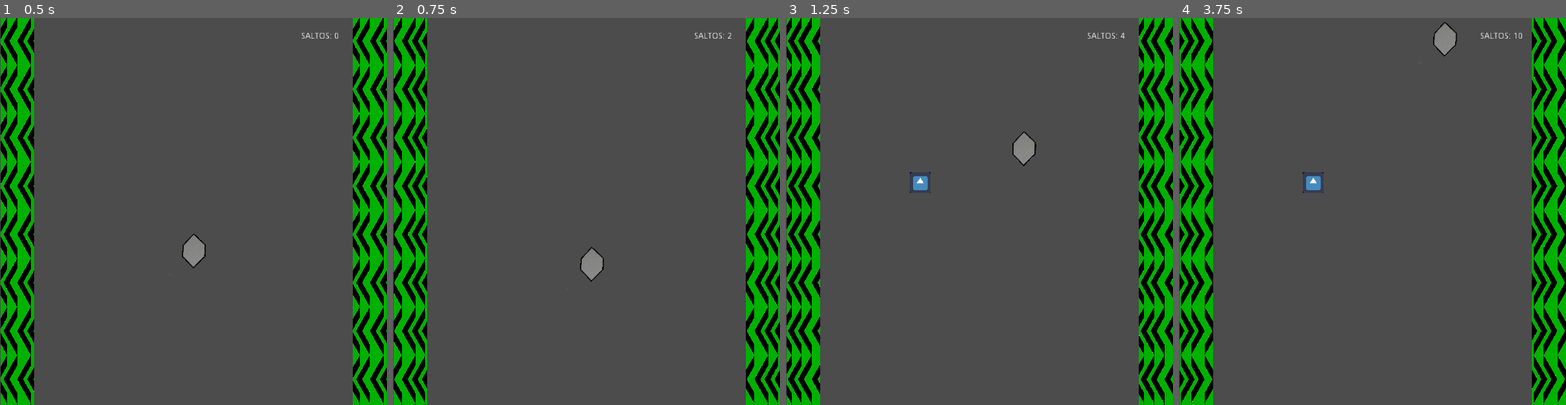
Above: before the commit, frames 1-4 (left to right).
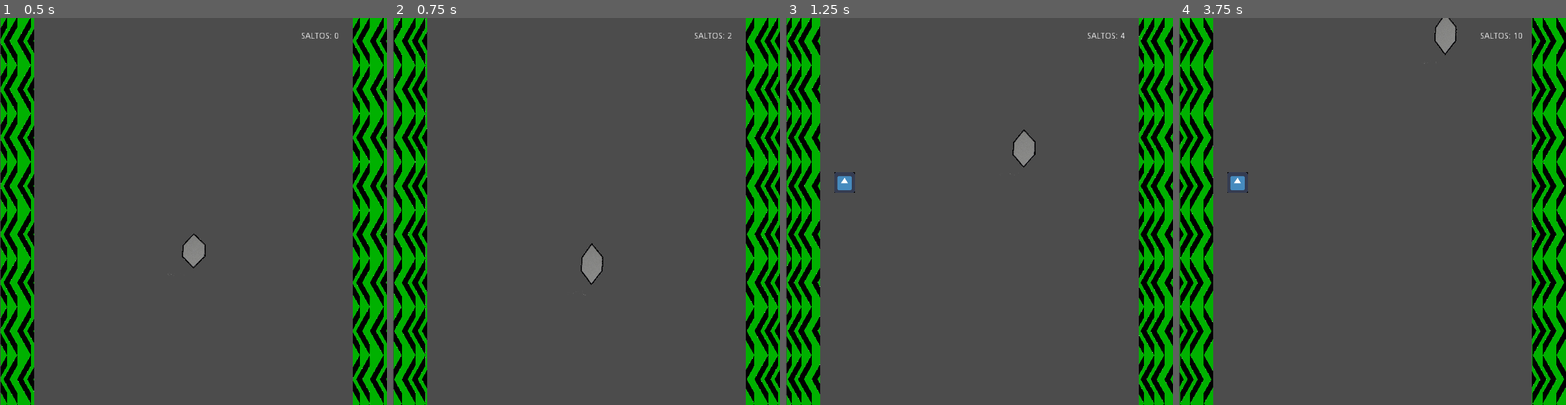
Above: after the commit, the same moments.

Repository: rustimacc/PROG3__TP05
Game: Godot game, scene res://Juego.tscn
Same seed, same stepped clock (60 frames per second), same inputs: the game is played once before the commit and once after it. The engine's default icon, where the game draws it, is replaced by a stand-in: a white triangle on a blue panel in a dark square.
Inputs (mouse positions are in pixels of both pictures, inside the frame that each line leads up to):
- Up to frame 1 (0.5 s): no input
- Up to frame 2 (0.75 s): move the mouse to (671, 192) at 0.52 s; tap Space (salto) at 0.6 s; click (671, 192) at 0.67 s
- Up to frame 3 (1.25 s): tap Space (salto) at 0.77, 1.07 s
- Up to frame 4 (3.75 s): drag from (1295, 230) to (1418, 145) at 1.27 s; move the mouse to (1411, 126) at 2.02 s; tap Space (salto) at 2.1, 3.6 s; click (1411, 126) at 2.17 s; drag from (1353, 288) to (1256, 153) at 2.77 s; move the mouse to (1488, 269) at 3.52 s; click (1488, 269) at 3.67 s

Frame 1 is identical in both runs. In frame 2, 0.1% of the frame differs, in the area x 48-55%, y 58-72%; in frame 3, 0.4%; in frame 4, 3.5%, in the area x 0-100%, y 0-100%.

Commit message:
Se modificó posición del spawn de obstáculos, se modificaron y agregaron animaciones

Diff:
--- a/Juego.gd
+++ b/Juego.gd
@@ -31,12 +31,12 @@
 		if tipo>=50:
 			var congelador=CongeladorPower.instance()
 			add_child(congelador)
-			congelador.global_position=Vector2(rand_range(192,830),rand_range(100,550))
+			congelador.global_position=Vector2(rand_range(80,500),rand_range(100,550))
 
 		else:
 			var arma=BalaPower.instance()
 			add_child(arma)
-			arma.global_position=Vector2(rand_range(192,830),rand_range(100,550))
+			arma.global_position=Vector2(rand_range(80,500),rand_range(100,550))
 
 		tiempoSpawnPowerUp=rand_range(5,10)
 		$"spawn powerups".wait_time=tiempoSpawnPowerUp
@@ -53,12 +53,32 @@
 	if tipoBloque==0:
 		var bloquecito=bloque.instance()
 		add_child(bloquecito)
-		bloquecito.global_position=Vector2(rand_range(192,830),-250)
+		bloquecito.global_position=Vector2(RandPosBloque())
+		RandPosBloque()
 	elif tipoBloque==1:
 		var bloque2=bloqueCuadrado.instance()
 		add_child(bloque2)
-		bloque2.global_position=Vector2(rand_range(192,830),-250)
+		bloque2.global_position=Vector2(RandPosBloque())
+		RandPosBloque()
 
+func RandPosBloque()->Vector2:
+	var numaleatorio=randi()%3
+	var pos
+
+	if(numaleatorio==0):
+		pos =Vector2(150,-250)
+		print(pos)
+		return pos
+	if(numaleatorio==1):
+		pos =Vector2(300,-250)
+		print(pos)
+		return pos
+	if(numaleatorio==2):
+		pos =Vector2(450,-250)
+		print(pos)
+		return pos
+
+	return pos
 
 func _on_spawn_powerups_timeout():
 	SpawnearPowerUps()
--- a/Jugador.gd
+++ b/Jugador.gd
@@ -47,13 +47,15 @@
 func Movimiento():
 	if Input.is_action_just_pressed("salto"):
 		apply_central_impulse(Vector2(DireLateral,-300))
+		animator.play("salto")
 		VariablesGlobales.puntos+=1
 	global_position.y=clamp(global_position.y,-30,630)
 
 func _on_Jugador_body_entered(body):
 	if body.is_in_group("pared"):
-		DireLateral*=-1
-		get_parent().get_node("Camera2D").emit_signal("Shake")
+		DireLateral*=-1#cambiar direccion
+		get_parent().get_node("Camera2D").emit_signal("Shake")#shake
+		VariablesGlobales.FrenarTiempo(0.05,0.6)#efecto congelar tiempo
 		animator.play("choquePared")
 		if DireLateral>0:
 			body.emit_signal("cambiardireccionflecas",1.0)
@@ -64,9 +66,26 @@
 
 func Disparando():
 	if disparar:
-		var bala=balas.instance()
-		bala.position=$"pos bala".global_position
-		get_parent().add_child(bala)
+		var balaarriba=balas.instance()
+		var balaabajo=balas.instance()
+		var baladerecha=balas.instance()
+		var balaizquierda=balas.instance()
+		#bala arriba
+		balaarriba.direccion=Vector2(0,-1)
+		balaarriba.position=$"pos balaarriba".global_position
+		get_parent().add_child(balaarriba)
+		#bala abajo
+		balaabajo.direccion=Vector2(0,1)
+		balaabajo.position=$"pos balaabajo".global_position
+		get_parent().add_child(balaabajo)
+		#bala derecha
+		baladerecha.direccion=Vector2(1,0)
+		baladerecha.position=$"pos baladerecha".global_position
+		get_parent().add_child(baladerecha)
+		#bala izquierda
+		balaizquierda.direccion=Vector2(-1,0)
+		balaizquierda.position=$"pos balaizquierdo".global_position
+		get_parent().add_child(balaizquierda)
 		print("bala creada")
 		disparar=false
 		timer.start()
--- a/Jugador.tscn
+++ b/Jugador.tscn
@@ -38,7 +38,35 @@
 "times": PoolRealArray( 0, 0.2 ),
 "transitions": PoolRealArray( 1, 1 ),
 "update": 0,
-"values": [ Vector2( 0.11, 0.11 ), Vector2( 0.1, 0.1 ) ]
+"values": [ Vector2( 0.11, 0.06 ), Vector2( 0.1, 0.1 ) ]
+}
+
+[sub_resource type="Animation" id=4]
+resource_name = "salto"
+length = 0.2
+tracks/0/type = "value"
+tracks/0/path = NodePath("Sprite:scale")
+tracks/0/interp = 1
+tracks/0/loop_wrap = true
+tracks/0/imported = false
+tracks/0/enabled = true
+tracks/0/keys = {
+"times": PoolRealArray( 0, 0.1, 0.2 ),
+"transitions": PoolRealArray( 1, 1, 1 ),
+"update": 0,
+"values": [ Vector2( 0.1, 0.11 ), Vector2( 0.09, 0.13 ), Vector2( 0.1, 0.1 ) ]
+}
+tracks/1/type = "value"
+tracks/1/path = NodePath("Sprite:material:shader_param/anchoLinea")
+tracks/1/interp = 1
+tracks/1/loop_wrap = true
+tracks/1/imported = false
+tracks/1/enabled = true
+tracks/1/keys = {
+"times": PoolRealArray( 0 ),
+"transitions": PoolRealArray( 1 ),
+"update": 0,
+"values": [ 4.0 ]
 }
 
 [node name="Jugador" type="RigidBody2D"]
@@ -70,8 +98,17 @@
 wait_time = 4.0
 one_shot = true
 
-[node name="pos bala" type="Position2D" parent="."]
+[node name="pos balaarriba" type="Position2D" parent="."]
 position = Vector2( 0, -32 )
+
+[node name="pos balaabajo" type="Position2D" parent="."]
+position = Vector2( 0, 32 )
+
+[node name="pos baladerecha" type="Position2D" parent="."]
+position = Vector2( 32, 0 )
+
+[node name="pos balaizquierdo" type="Position2D" parent="."]
+position = Vector2( -32, 0 )
 
 [node name="Congelado" type="Timer" parent="."]
 wait_time = 5.0
@@ -92,6 +129,7 @@
 
 [node name="Animator" type="AnimationPlayer" parent="."]
 anims/choquePared = SubResource( 3 )
+anims/salto = SubResource( 4 )
 [connection signal="body_entered" from="." to="." method="_on_Jugador_body_entered"]
 [connection signal="area_entered" from="Area2D" to="." method="_on_Area2D_area_entered"]
 [connection signal="timeout" from="Disparo" to="." method="_on_Disparo_timeout"]
--- a/Objetos/PowerUpArma.tscn
+++ b/Objetos/PowerUpArma.tscn
@@ -1,7 +1,8 @@
-[gd_scene load_steps=4 format=2]
+[gd_scene load_steps=5 format=2]
 
 [ext_resource path="res://Objetos/powerup.gd" type="Script" id=1]
 [ext_resource path="res://grafico.png" type="Texture" id=2]
+[ext_resource path="res://Objetos/TweenPowerup.gd" type="Script" id=3]
 
 [sub_resource type="RectangleShape2D" id=1]
 extents = Vector2( 25.0466, 24.6859 )
@@ -18,3 +19,6 @@
 modulate = Color( 0, 0, 0, 1 )
 scale = Vector2( 0.5, 0.5 )
 texture = ExtResource( 2 )
+
+[node name="Tween" type="Tween" parent="."]
+script = ExtResource( 3 )
--- /dev/null
+++ b/Objetos/TweenPowerup.gd
@@ -0,0 +1,18 @@
+extends Tween
+
+export var tiempo_min=0.4
+export var tiempo_max=0.9
+
+func _ready():
+	randomize()
+	var parent : =get_parent()
+
+	interpolate_property(parent,
+	"scale",
+	Vector2.ZERO,
+	Vector2.ONE,
+	tiempo_min,
+	Tween.TRANS_CUBIC,
+	Tween.EASE_OUT,
+	0)
+	start()
--- a/Objetos/bala.gd
+++ b/Objetos/bala.gd
@@ -2,13 +2,25 @@
 
 var vel=400
 var direccion=Vector2()
-# Called when the node enters the scene tree for the first time.
+var timer
+export var tiempodestruir=0.1
+
 func _ready():
-	pass # Replace with function body.
+	pass
 
 
 func _physics_process(delta):
 
-	direccion=Vector2(0,-1).normalized()*vel
+	direccion=direccion.normalized()*vel
 
 	move_and_slide(direccion)
+
+
+
+func _on_destruir_timeout():
+	queue_free()
+
+
+func _on_Area2D_area_entered(area):
+	if area.is_in_group("pared"):
+		queue_free()
--- a/Objetos/bala.tscn
+++ b/Objetos/bala.tscn
@@ -19,3 +19,10 @@
 
 [node name="CollisionShape2D" type="CollisionShape2D" parent="Area2D"]
 shape = SubResource( 1 )
+
+[node name="destruir" type="Timer" parent="."]
+wait_time = 0.5
+one_shot = true
+autostart = true
+[connection signal="area_entered" from="Area2D" to="." method="_on_Area2D_area_entered"]
+[connection signal="timeout" from="destruir" to="." method="_on_destruir_timeout"]
--- a/Objetos/obstaculo.gd
+++ b/Objetos/obstaculo.gd
@@ -17,8 +17,6 @@
 		set_rotation_degrees(0)
 	else:
 		set_rotation_degrees(90)
-		$Cuadrado3.queue_free()
-		$Cuadrado4.queue_free()
 
 
 func _physics_process(delta):
--- a/Objetos/obstaculo.tscn
+++ b/Objetos/obstaculo.tscn
@@ -12,11 +12,5 @@
 [node name="Cuadrado2" parent="." instance=ExtResource( 1 )]
 position = Vector2( 64, 0 )
 
-[node name="Cuadrado3" parent="." instance=ExtResource( 1 )]
-position = Vector2( 128, 0 )
-
-[node name="Cuadrado4" parent="." instance=ExtResource( 1 )]
-position = Vector2( -128, 0 )
-
 [node name="Cuadrado5" parent="." instance=ExtResource( 1 )]
 position = Vector2( -64, 0 )
--- a/Objetos/powerup.gd
+++ b/Objetos/powerup.gd
@@ -1,5 +1,4 @@
 extends Area2D
-
 
 func _ready():
 	var t = Timer.new()
Not shown: 1 places in Jugador.tscn that only renumber resources
Not shown: 3 places in Objetos/pared.tscn that only renumber resources
Binary file added: Sprites/empuja animado1.png
Not shown, added: Sprites/empuja animado1.png.import
Binary file added: Sprites/personaje alterna2.png
Not shown, added: Sprites/personaje alterna2.png.import
Not shown, changed: export_presets.cfg
